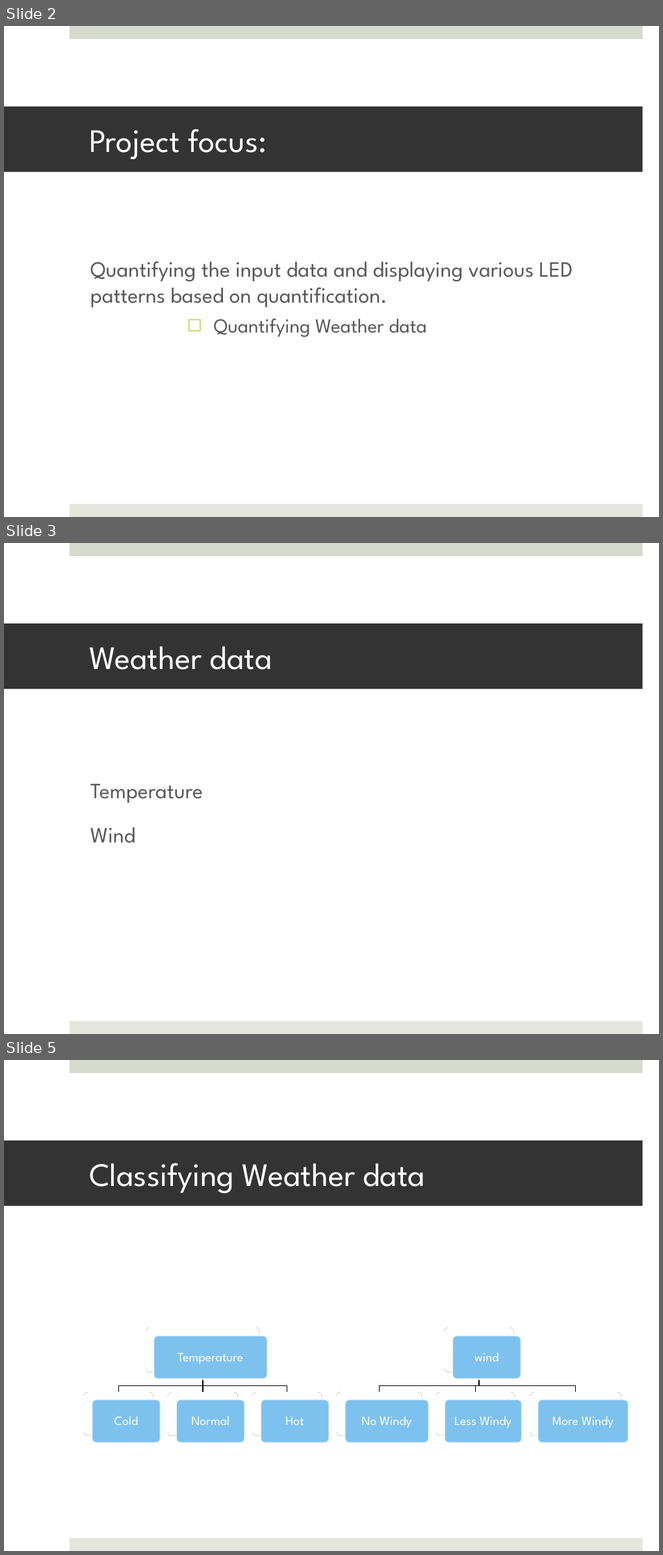
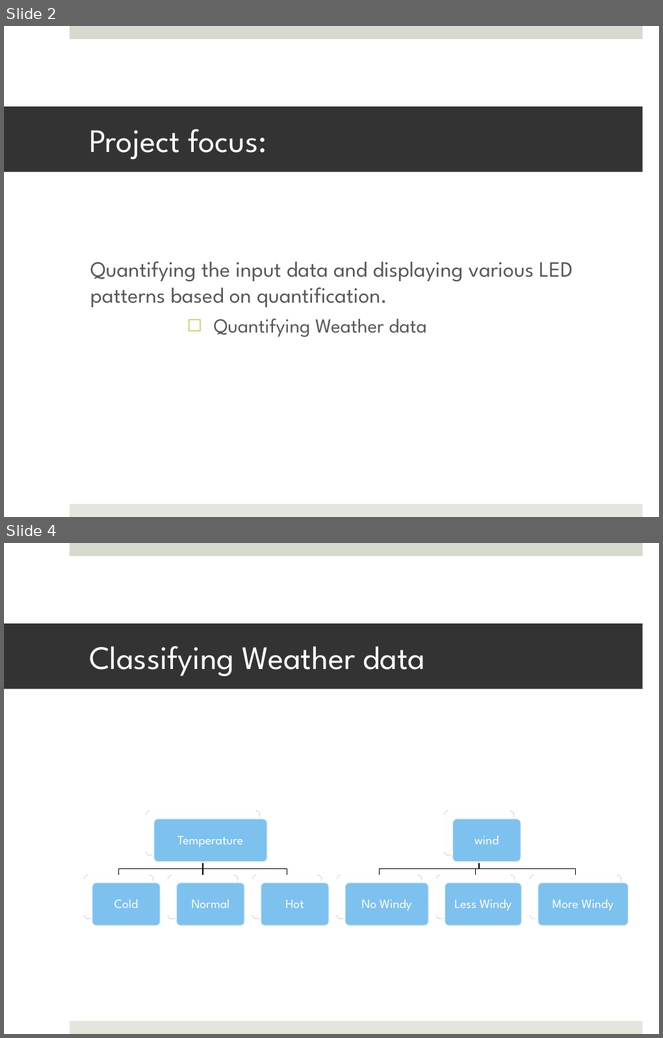
Before and after one commit to sasmita/QuantumLight, a slide deck: QL_Presentation1.pptx. Shown one above the other, each under a label of ours: slides 2, 3 and 5 before the commit, slides 2 and 4 after it; the slides between them are not shown. The pictures are 663x1555 and 663x1038 pixels, drawn with LibreOffice and Linux fonts; fonts in the diff are those of the drawing. Boxes give left, top, right and bottom in pixels: in the first picture for what was removed or moved away, otherwise in the second. Text is boxed around its words. In the diff, an @@ line names an element or a change of style, - is before the commit and + after.

```diff
--- a/QL_Presentation1.pptx
+++ b/QL_Presentation1.pptx
@@ slide 3 removed at box(4, 543, 659, 1034), background #FFFFFF; not listed: 2 template elements that a slide beside it also shows @@
@@ title removed at box(4, 624, 643, 689) @@
-Weather data
@@ text removed at box(90, 784, 203, 843) @@
-Temperature
-Wind
@@ what was slide 5 is now slide 4 @@
```
Also in this commit, not shown: 4 slides changed, 4 slides added, 1 other file.
